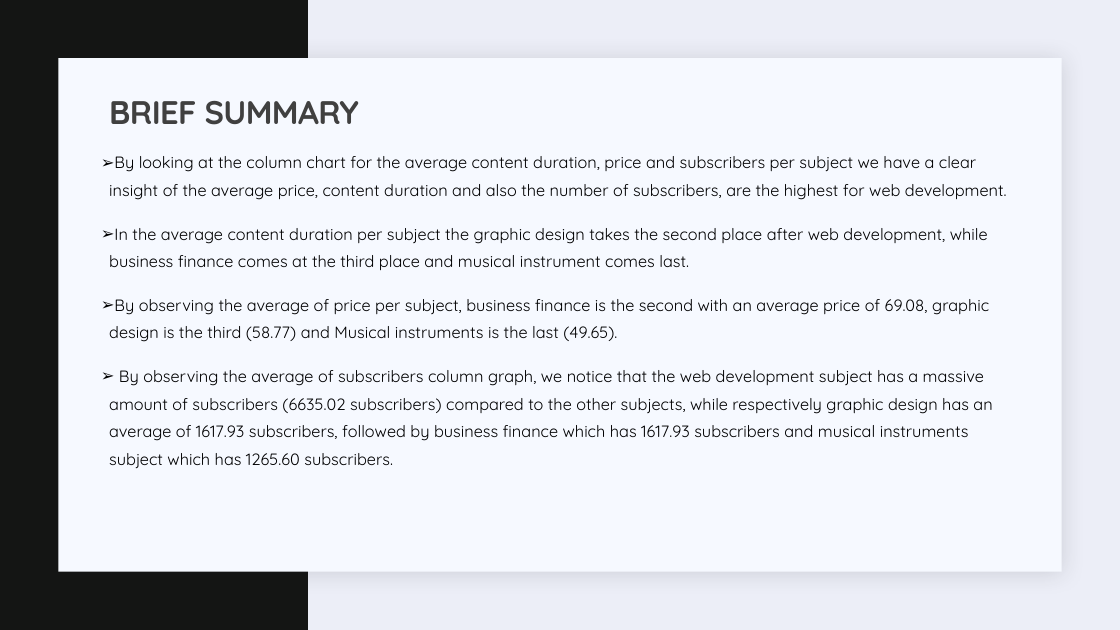
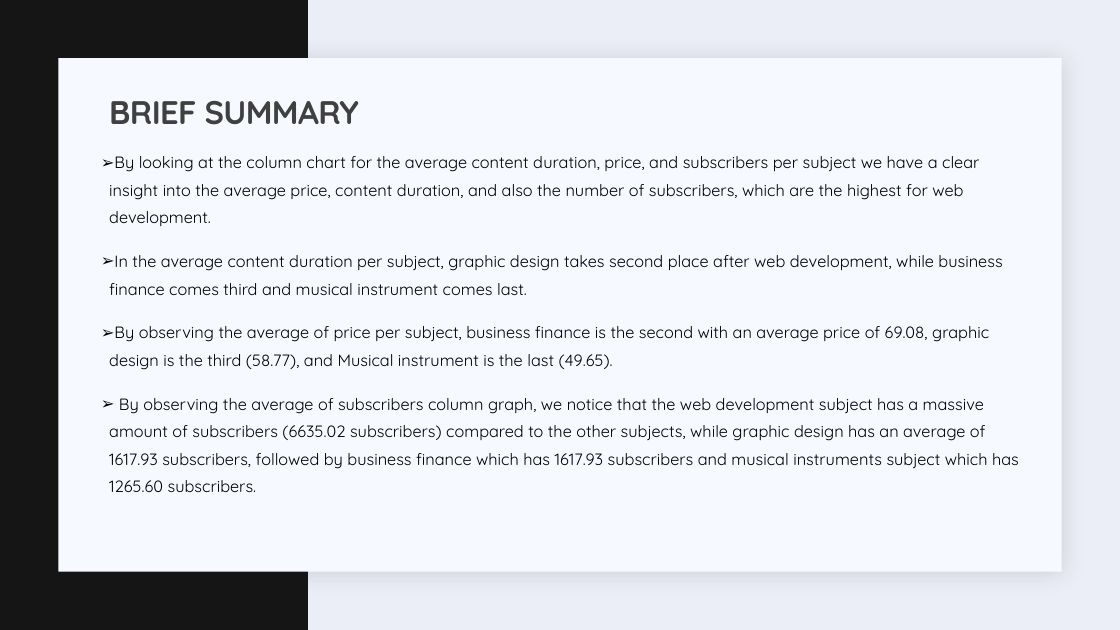
Before and after one commit to JEDDTT/Software-Projects, a slide deck: slide 12 of Data Analysis/DATA SCIENTIST SALARY.pptx. Drawn at 1120x630 pixels with LibreOffice and Linux fonts; fonts in the diff are those of the drawing. Boxes give left, top, right and bottom in pixels: in the first picture for what was removed or moved away, otherwise in the second. Text is boxed around its words. In the diff, an @@ line names an element or a change of style, - is before the commit and + after.

```diff
--- a/Data Analysis/DATA SCIENTIST SALARY.pptx
+++ b/Data Analysis/DATA SCIENTIST SALARY.pptx
@@ text at (x1=109, y1=156, x2=1019, y2=492): text changed @@
-➢ By looking at the column chart for the average content duration, price and subscribers per subject we have a clear insight of the average price, content duration and also the number of subscribers, are the highest for web development.
-➢ In the average content duration per subject the graphic design takes the second place after web development, while business finance comes at the third place and musical instrument comes last.
-➢ By observing the average of price per subject, business finance is the second with an average price of 69.08, graphic design is the third (58.77) and Musical instruments is the last (49.65).
-➢ By observing the average of subscribers column graph, we notice that the web development subject has a massive amount of subscribers (6635.02 subscribers) compared to the other subjects, while respectively graphic design has an average of 1617.93 subscribers, followed by business finance which has 1617.93 subscribers and musical instruments subject which has 1265.60 subscribers.
+➢ By looking at the column chart for the average content duration, price, and subscribers per subject we have a clear insight into the average price, content duration, and also the number of subscribers, which are the highest for web development.
+➢ In the average content duration per subject, graphic design takes second place after web development, while business finance comes third and musical instrument comes last.
+➢ By observing the average of price per subject, business finance is the second with an average price of 69.08, graphic design is the third (58.77), and Musical instrument is the last (49.65).
+➢ By observing the average of subscribers column graph, we notice that the web development subject has a massive amount of subscribers (6635.02 subscribers) compared to the other subjects, while graphic design has an average of 1617.93 subscribers, followed by business finance which has 1617.93 subscribers and musical instruments subject which has 1265.60 subscribers.
```
Also in this commit, not shown: 23 other slides changed, 5 slides added, 13 other files.
